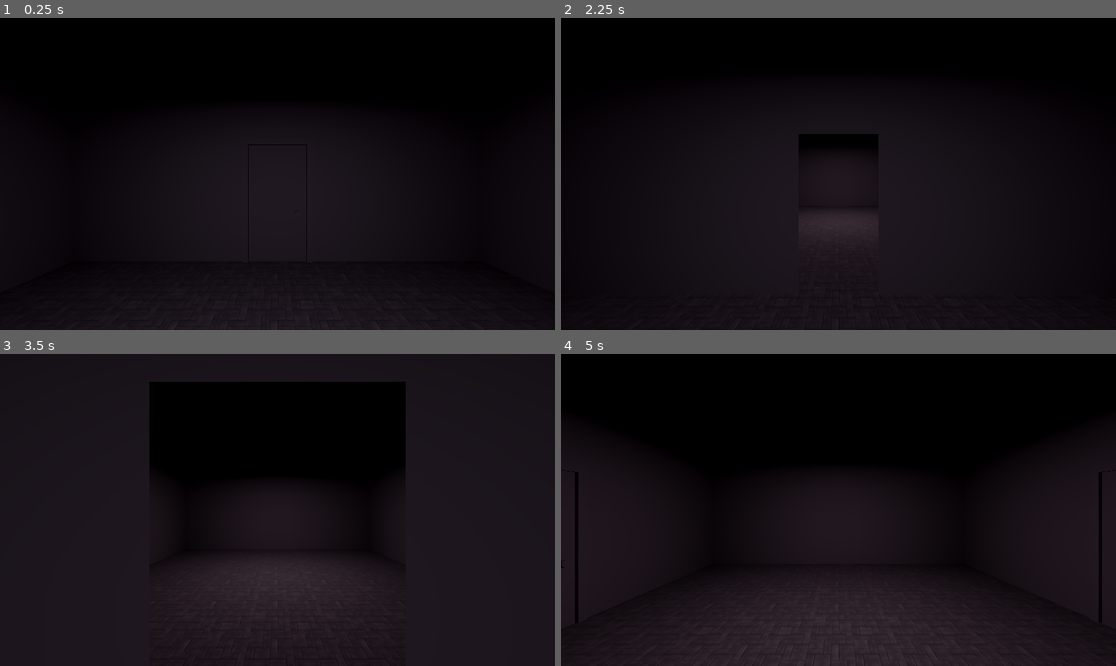
Above: before the commit, frames 1-4 (two rows, left to right).
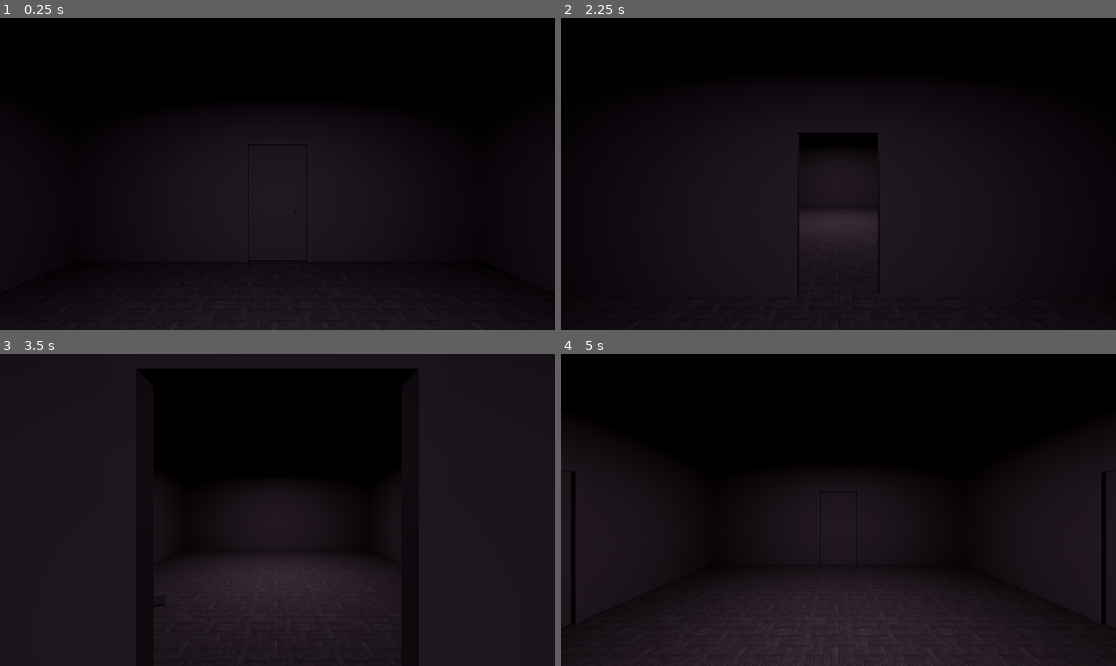
Above: after the commit, the same moments.

Repository: denniscarr/door
Game: Godot game, scene res://main/main.tscn
The game is run twice, just before and just after one commit, with the same random seed, the same clock (stepped at 60 frames per second) and the same inputs.
Inputs:
- Up to frame 1 (0.25 s): no input
- Up to frame 2 (2.25 s): tap Enter at 0.5 s; hold Up (move_forward) 0.53-2.03 s; hold Left (turn_left) from 2.03 s (still down)
- Up to frame 3 (3.5 s): keep holding Left (turn_left)
- Up to frame 4 (5 s): release Left (turn_left) at 4.28 s; hold Right (turn_right) from 4.28 s (still down)

The runs differ from the first frame. In frame 1, less than 0.1% of the frame differs, in the area x 44-56%, y 62-78%; in frame 2, less than 0.1%; in frame 3, 2.1%, in the area x 24-76%, y 4-82%; in frame 4, 0.8%.

Commit message:
Add door opening animation

Diff:
--- /dev/null
+++ b/door/door.gd
@@ -0,0 +1,10 @@
+class_name Door
+extends Node3D
+
+@export var _hinge: Node3D
+
+func do_open():
+    var open_tween := create_tween()
+    var target_rotation := Vector3(0.0, 120.0, 0.0)
+    open_tween.tween_property(_hinge, "rotation_degrees", target_rotation, 1.0)
+    await open_tween.finished
--- a/door/door.tscn
+++ b/door/door.tscn
@@ -1,10 +1,14 @@
-[gd_scene load_steps=3 format=3 uid="uid://dl0tg3wgdtic7"]
+[gd_scene load_steps=4 format=3 uid="uid://dl0tg3wgdtic7"]
+
+[ext_resource type="Script" uid="uid://ce60ky2aodicb" path="res://door/door.gd" id="1_plcny"]
 
 [sub_resource type="BoxMesh" id="BoxMesh_ah6et"]
 
 [sub_resource type="CylinderMesh" id="CylinderMesh_ah6et"]
 
-[node name="Door" type="Node3D"]
+[node name="Door" type="Node3D" node_paths=PackedStringArray("_hinge")]
+script = ExtResource("1_plcny")
+_hinge = NodePath("Hinge")
 
 [node name="Head" type="MeshInstance3D" parent="."]
 transform = Transform3D(1.2, 0, 0, 0, 0.1, 0, 0, 0, 0.1, 0, 2.05, 0)
@@ -19,14 +23,14 @@
 mesh = SubResource("BoxMesh_ah6et")
 
 [node name="Hinge" type="Node3D" parent="."]
-transform = Transform3D(0.99999994, 0, 0, 0, 1, 0, 0, 0, 0.99999994, -0.5, 0, 0)
+transform = Transform3D(0.99999994, 0, 0, 0, 1, 0, 0, 0, 0.99999994, -0.50566673, 0, 0)
 
 [node name="Body" type="MeshInstance3D" parent="Hinge"]
-transform = Transform3D(0.99999994, 0, 0, 0, 2, 0, 0, 0, 0.099999994, 0.49999997, 1, -0.042503264)
+transform = Transform3D(1.0265039, 0, 0, 0, 2, 0, 0, 0, 0.05611978, 0.49999994, 1, -0.04250326)
 mesh = SubResource("BoxMesh_ah6et")
 skeleton = NodePath("../..")
 
 [node name="Knob" type="MeshInstance3D" parent="Hinge"]
-transform = Transform3D(0.09999999, 0, 0, 0, -4.371139e-09, -0.1, 0, 0.09999999, -4.371138e-09, 0.8487433, 0.8272992, 0.008786231)
+transform = Transform3D(0.099999964, 0, 0, 0, -5.5918963e-09, -0.1, 0, 0.12792762, -4.371137e-09, 0.84874314, 0.8272992, -0.041472435)
 mesh = SubResource("CylinderMesh_ah6et")
 skeleton = NodePath("../..")
--- a/room/wall.gd
+++ b/room/wall.gd
@@ -3,7 +3,7 @@
 
 @export var _door_tile_1: MeshInstance3D
 @export var _door_tile_2: MeshInstance3D
-@export var _door: Node
+@export var _door: Door
 
 var has_door: bool:
 	get:
@@ -22,10 +22,7 @@
 	if not _has_door:
 		return
 
-	# Temp, replace with better animation eventually
-	await get_tree().create_timer(0.5).timeout
-	_door.visible = false
-	await get_tree().create_timer(0.5).timeout
+	await _door.do_open()
 
 
 ## Use this to force an opening during the door transition
Not shown, added: door/door.gd.uid
